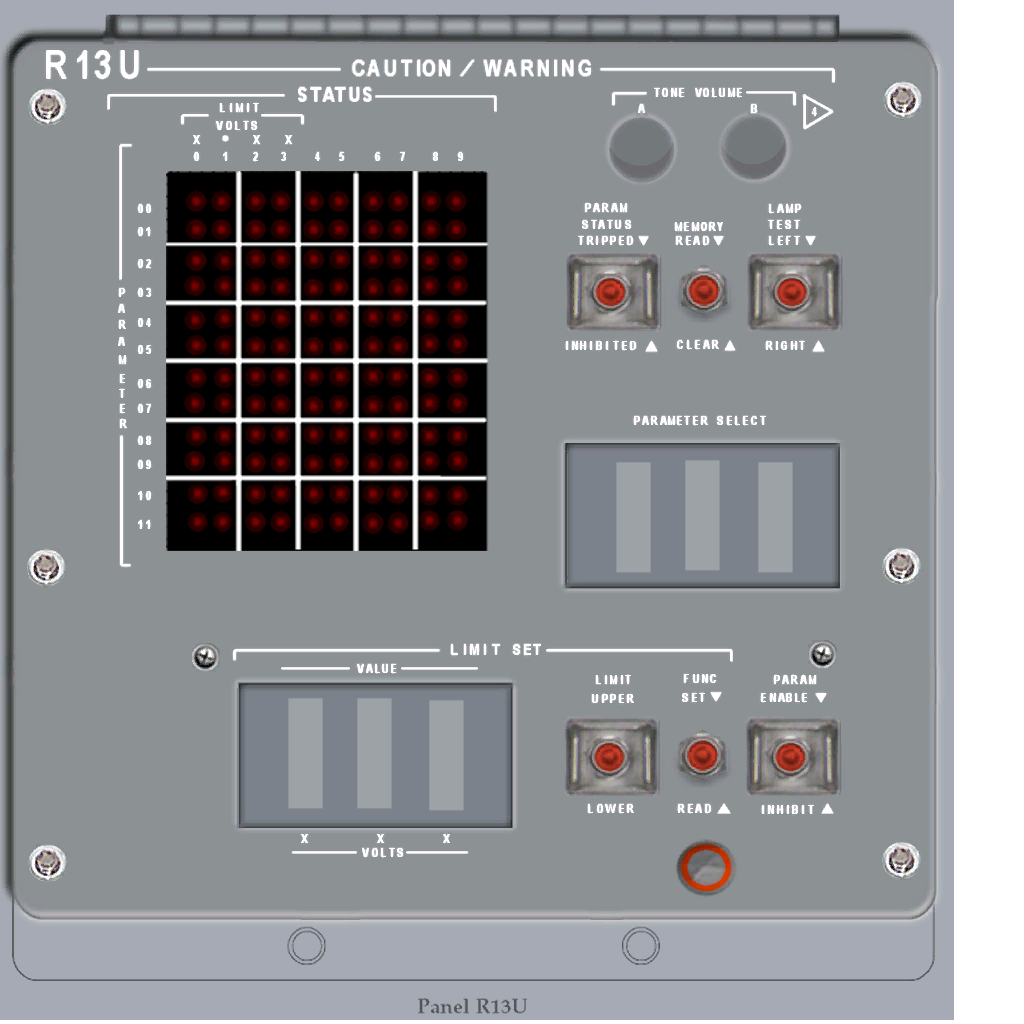
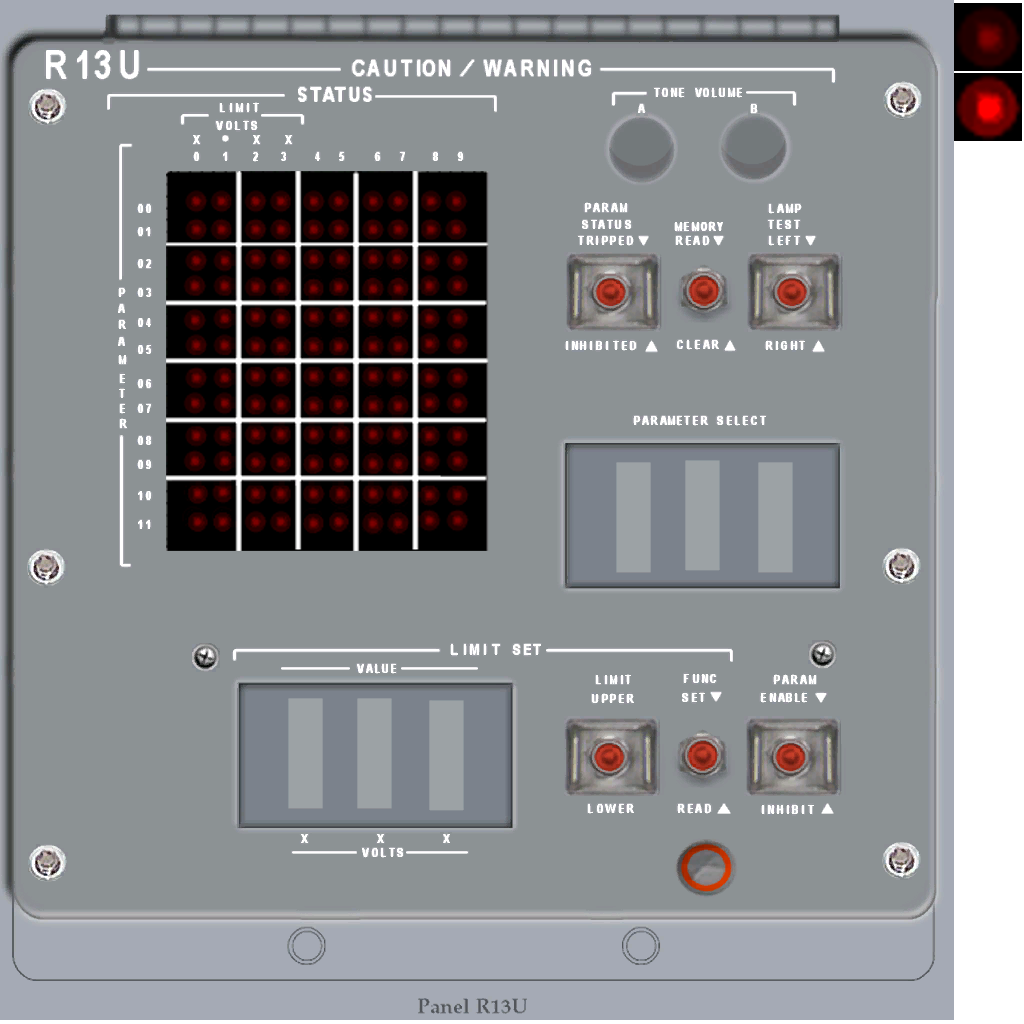
Layers edited between the first and the second w=1024, h=1024 image:
added layer "LED on" above "LED off" over (954, 73, 1022, 141)
added layer "LED off" above "C&Wlights original" over (954, 3, 1022, 71)
painted on "panelR13U.dds" over (802, 94, 834, 130)
